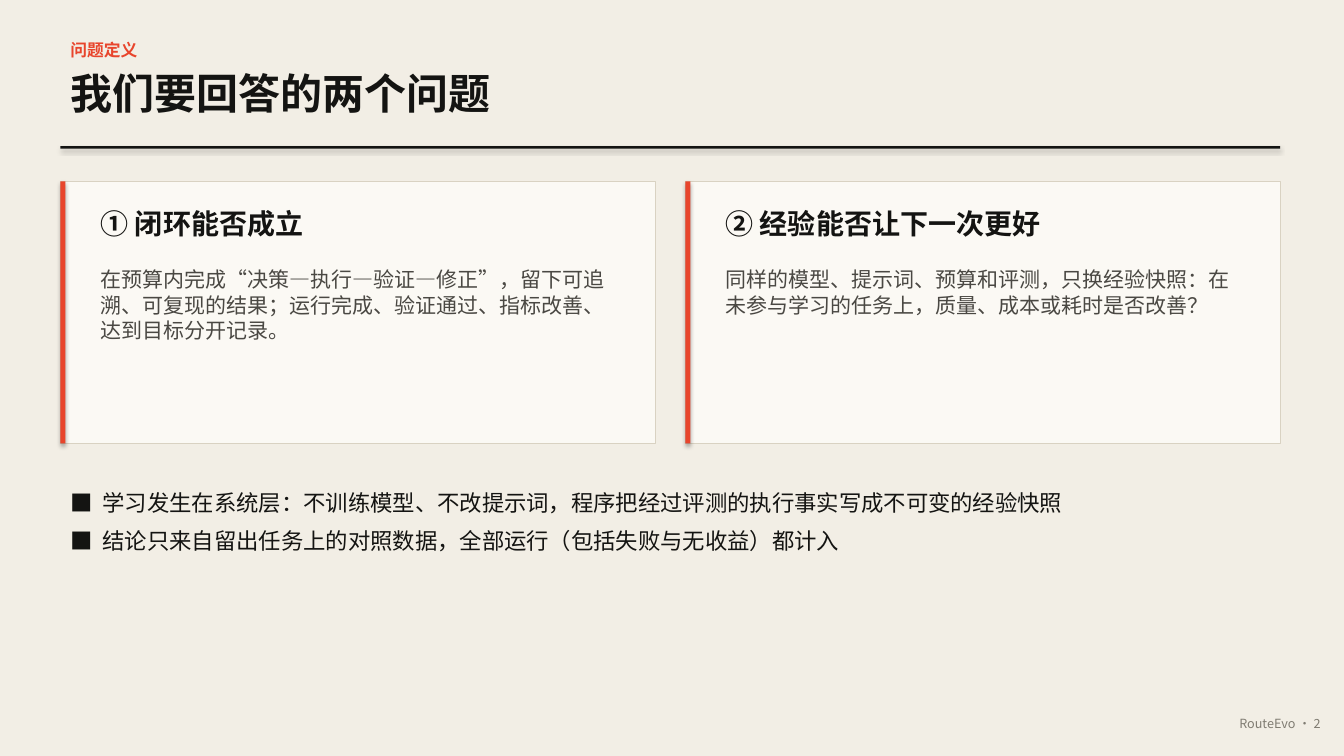
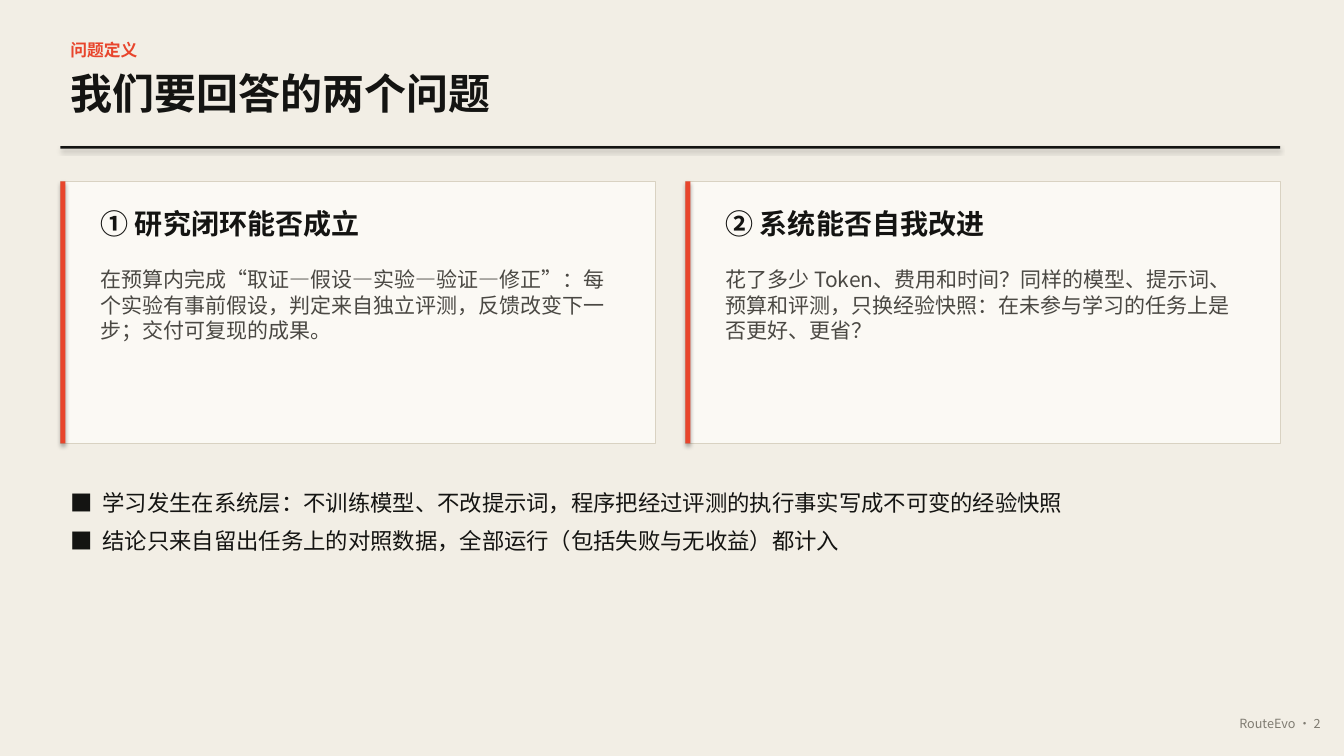
Before and after one commit to bohack-2026-hw/QuotaCrux, a slide deck: slide 2 of docs/RouteEvo.pptx. Drawn at 1344x756 pixels with LibreOffice and Linux fonts; fonts in the diff are those of the drawing. Boxes give left, top, right and bottom in pixels: in the first picture for what was removed or moved away, otherwise in the second. Text is boxed around its words. In the diff, an @@ line names an element or a change of style, - is before the commit and + after.

```diff
--- a/docs/RouteEvo.pptx
+++ b/docs/RouteEvo.pptx
@@ text at <box>101,210,359,237</box>: text changed @@
-① 闭环能否成立
+① 研究闭环能否成立
@@ text at <box>726,210,984,237</box>: text changed @@
-② 经验能否让下一次更好
+② 系统能否自我改进
@@ text at <box>101,269,605,341</box>: text changed @@
-在预算内完成“决策—执行—验证—修正”，留下可追溯、可复现的结果；运行完成、验证通过、指标改善、达到目标分开记录。
+在预算内完成“取证—假设—实验—验证—修正”：每个实验有事前假设，判定来自独立评测，反馈改变下一步；交付可复现的成果。
@@ text at <box>726,269,1230,340</box>: text changed @@
-同样的模型、提示词、预算和评测，只换经验快照：在未参与学习的任务上，质量、成本或耗时是否改善？
+花了多少 Token、费用和时间？同样的模型、提示词、预算和评测，只换经验快照：在未参与学习的任务上是否更好、更省？
```
Also in this commit, not shown: 16 other slides changed, 3 slides added, 4 other files.
